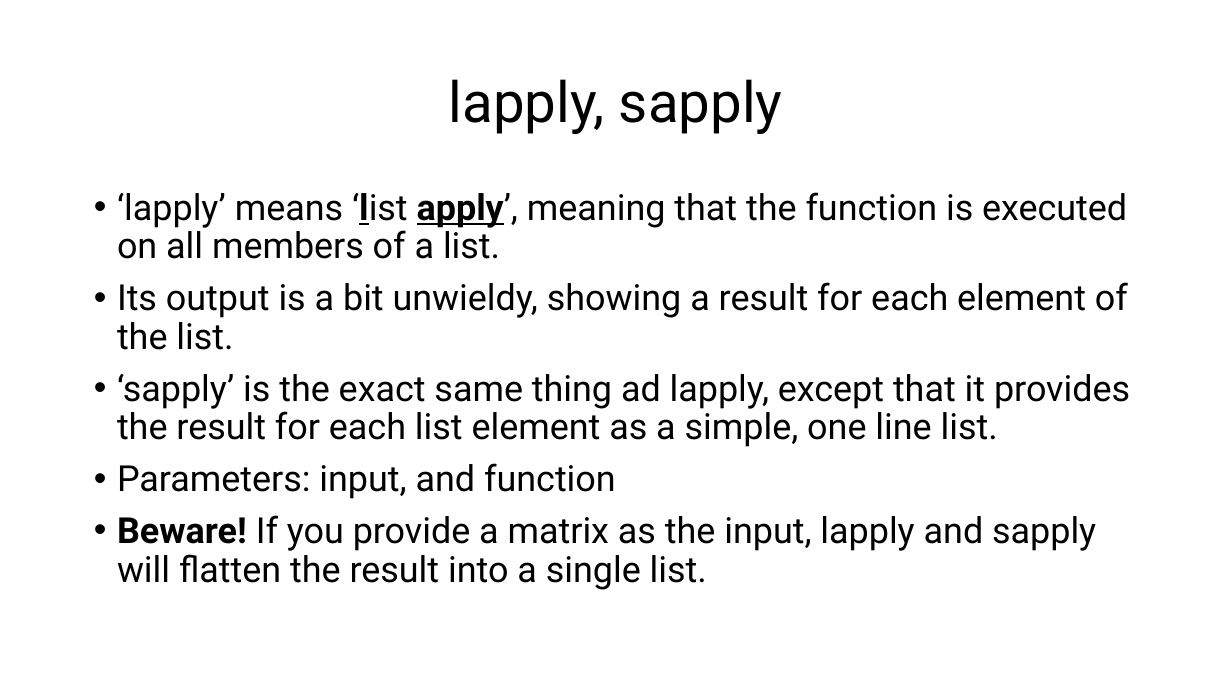
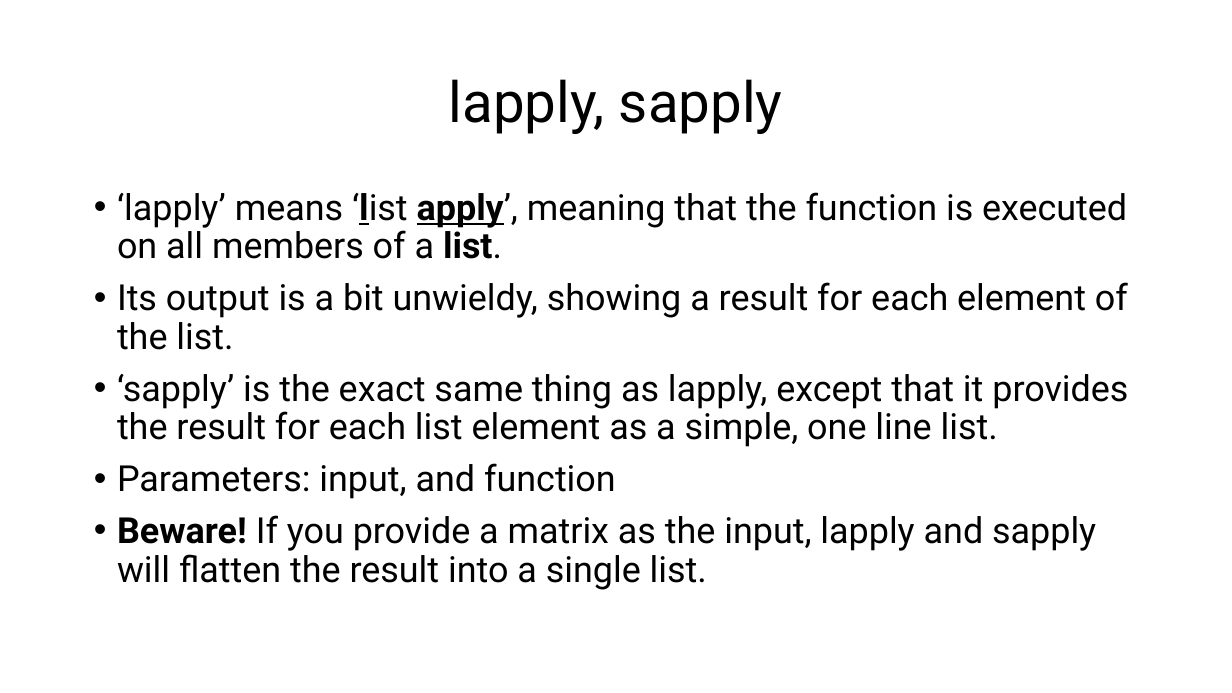
Before and after one commit to csmatyi/crs2025, a slide deck: slide 12 of CRS2025_R_workshop.pptx. Drawn at 1232x693 pixels with LibreOffice and Linux fonts; fonts in the diff are those of the drawing. Boxes give left, top, right and bottom in pixels: in the first picture for what was removed or moved away, otherwise in the second. Text is boxed around its words. In the diff, an @@ line names an element or a change of style, - is before the commit and + after.

```diff
--- a/CRS2025_R_workshop.pptx
+++ b/CRS2025_R_workshop.pptx
@@ text at (117,192,1127,259): bold on in "list." @@
@@ text at (117,374,1128,447): text changed @@
-• ‘sapply’ is the exact same thing ad lapply, except that it provides the result for each list element as a simple, one line list.
+• ‘sapply’ is the exact same thing as lapply, except that it provides the result for each list element as a simple, one line list.
```
Also in this commit, not shown: 6 other slides changed, 2 other files.
